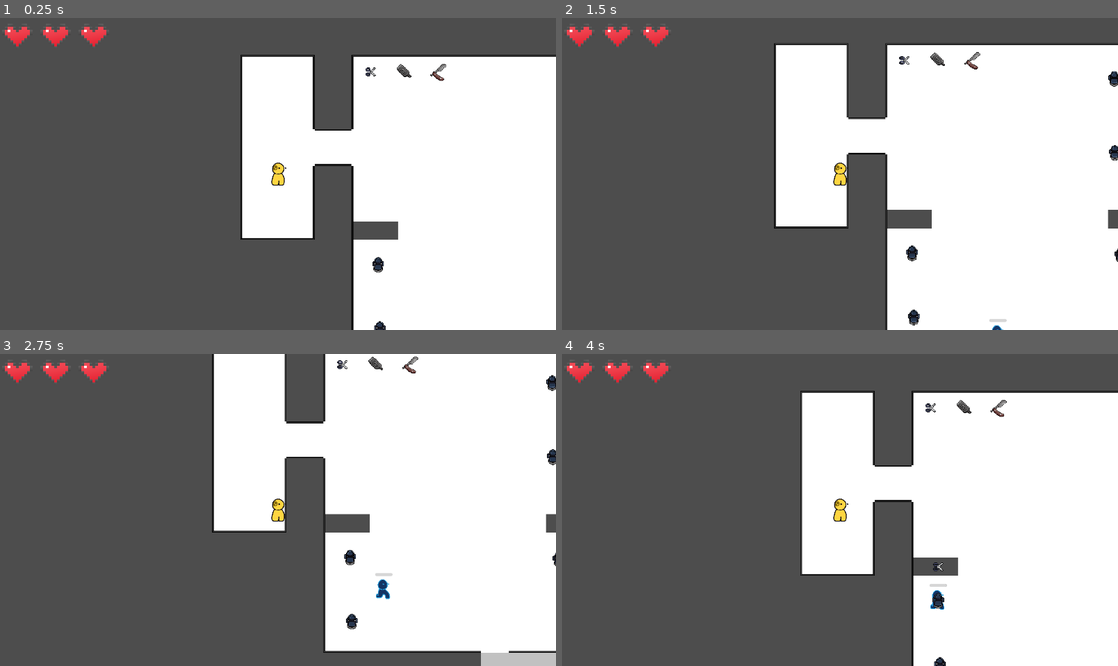
Above: before the commit, frames 1-4 (two rows, left to right).
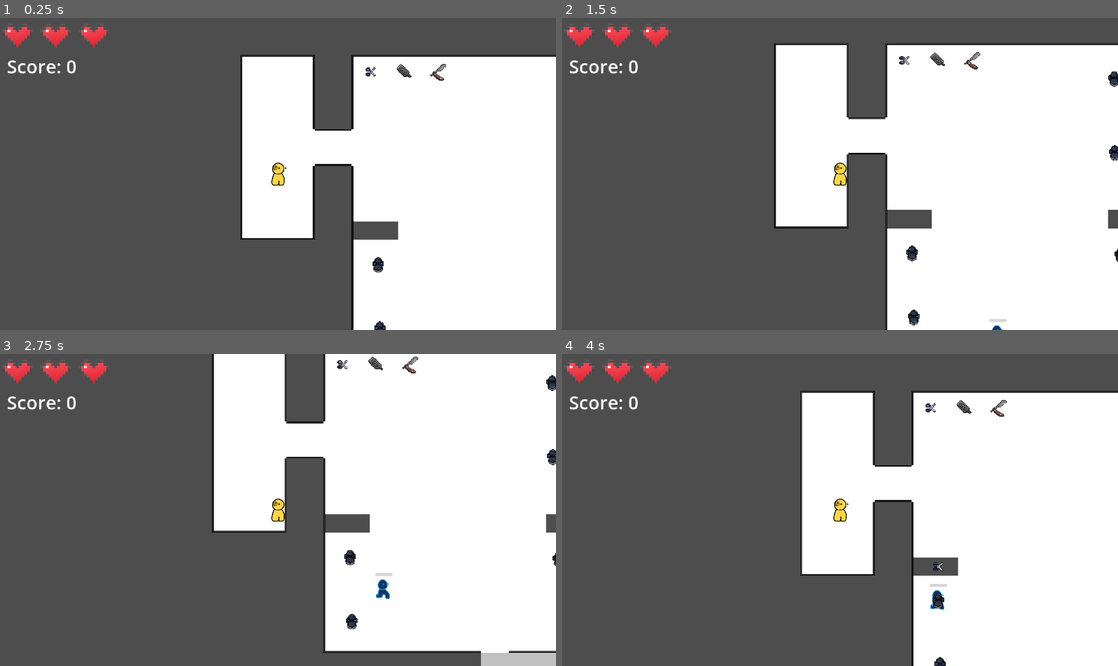
Above: after the commit, the same moments.

Repository: b0nnyy/BarberGame2D
Game: Godot game, scene res://Levels/d_level_salon_01.tscn
Two runs of this game, one before a commit and one after it. Both use one fixed random seed, a clock stepped at 60 frames per second and the inputs below. This scene is started directly instead of the project's main scene.
Inputs:
- Up to frame 1 (0.25 s): no input
- Up to frame 2 (1.5 s): tap Enter at 0.5 s; hold D (right) 0.53-1.28 s; hold E (use_item) 0.53-1.28 s; hold S (down) from 1.28 s (still down); tap E (use_item) at 1.35 s
- Up to frame 3 (2.75 s): release S (down) at 2.03 s; hold D (right) from 2.03 s (still down); hold E (use_item) from 2.03 s (still down)
- Up to frame 4 (4 s): tap Space at 2.75 s; release D (right) at 2.78 s; release E (use_item) at 2.78 s; hold W (up) 2.78-3.53 s; tap E (use_item) at 2.85 s; hold A (left) from 3.53 s (still down); hold E (use_item) from 3.53 s (still down)

The runs differ from the first frame. In frame 1, 0.2% of the frame differs, in the area x 1-14%, y 13-18%; in frame 2, 0.2%; in frame 3, 0.2%; in frame 4, 0.2%.

Commit message:
feat: add lives system and angry customer penalty
feat: add lives system and angry customer penalty

Diff:
--- a/Characters/player.gd
+++ b/Characters/player.gd
@@ -1,7 +1,11 @@
 extends CharacterBody2D
 
+@onready var heart1 = $HeartBar/HBoxContainer/Heart
+@onready var heart2 = $HeartBar/HBoxContainer/Heart2
+@onready var heart3 = $HeartBar/HBoxContainer/Heart3
+
 @export var move_speed: float = 100
-@export var starting_direction : Vector2 = Vector2(0, 1)
+@export var starting_direction: Vector2 = Vector2(0, 1)
 
 @onready var animation_tree = $AnimationTree
 @onready var hand = $Hand
@@ -11,6 +15,7 @@
 
 func _ready():
 	animation_tree.set("parameters/Idle/blend_position", starting_direction)
+	update_hearts()
 
 func _physics_process(_delta):
 	var input_direction = Vector2(
@@ -19,6 +24,7 @@
 	)
 	velocity = input_direction * move_speed
 	move_and_slide()
+	update_hearts()
 
 func _input(event):
 	if event.is_action_pressed("use_item"):
@@ -39,17 +45,14 @@
 				target = area
 	if target:
 		if held_item != null and target.has_method("take_item"):
-			print("Używam przedmiotu na kliencie")
 			target.take_item(held_item)
 		elif held_item == null and not target.has_method("take_item"):
-			print("Podnoszę przedmiot")
 			pick_up_item(target)
 		elif held_item != null and not target.has_method("take_item"):
 			drop_item()
 			await get_tree().create_timer(0.1).timeout
 			pick_up_item(target)
 	elif held_item != null:
-		print("Kładę przedmiot na ziemię")
 		drop_item()
 
 func pick_up_item(item):
@@ -59,15 +62,23 @@
 	hand.add_child(held_item)
 	held_item.position = Vector2.ZERO
 	var shape = held_item.get_node_or_null("CollisionShape2D")
-	if shape: shape.disabled = true
+	if shape:
+		shape.disabled = true
 
 func drop_item():
-	if not held_item: return
+	if not held_item:
+		return
 	var level = get_tree().current_scene
 	var drop_pos = global_position
 	hand.remove_child(held_item)
 	level.add_child(held_item)
 	held_item.global_position = drop_pos
 	var shape = held_item.get_node_or_null("CollisionShape2D")
-	if shape: shape.disabled = false
+	if shape:
+		shape.disabled = false
 	held_item = null
+
+func update_hearts():
+	heart1.visible = GameManager.lives >= 1
+	heart2.visible = GameManager.lives >= 2
+	heart3.visible = GameManager.lives >= 3
--- a/Levels/d_customer.gd
+++ b/Levels/d_customer.gd
@@ -18,12 +18,15 @@
 var patience: float = 100
 var patience_decay: float = 5
 var is_angry: bool = false
+var has_already_failed := false
 
 @onready var request_icon = $RequestIcon
 @onready var patience_bar = $PatienceBar
+@onready var score_popup = $ScorePopup
 
 func _ready():
 	request_icon.visible = false
+	score_popup.visible = false
 
 func assign_seat(seat):
 	if current_state != CustomerState.IN_QUEUE and current_state != CustomerState.WALKING:
@@ -38,7 +41,6 @@
 	requested_service = service_name
 
 func become_angry():
-
 	is_angry = true
 	request_icon.modulate = Color(1,0.3,0.3)
 
@@ -49,6 +51,9 @@
 	t.tween_property(request_icon,"rotation",-0.15,0.1)
 
 func leave_angry():
+	if has_already_failed:
+		return
+	has_already_failed = true
 
 	print("Klient się wkurzył i wychodzi!")
 
@@ -59,6 +64,8 @@
 		target_seat.release()
 		target_seat = null
 
+	GameManager.lose_life()
+
 	current_state = CustomerState.EXITING
 	target_position = exit_position
 	has_target = true
@@ -69,12 +76,14 @@
 
 	if patience < 40 and not is_angry:
 		become_angry()
-	if patience <= 0:
+
+	if patience <= 0 and current_state != CustomerState.EXITING:
 		leave_angry()
 
 func _physics_process(delta):
 	if current_state == CustomerState.WAITING:
 		update_patience(delta)
+
 	if (current_state == CustomerState.WALKING
 	or current_state == CustomerState.IN_QUEUE
 	or current_state == CustomerState.EXITING) and has_target:
@@ -103,19 +112,20 @@
 	global_position = target_seat.global_position
 	if target_seat.has_method("occupy"):
 		target_seat.occupy(self)
+
 	current_state = CustomerState.SEATED
 	show_service_icon()
 	current_state = CustomerState.WAITING
-	print("Customer sat with service: ", requested_service)
+
 	patience = 100
 	patience_bar.value = patience
 	patience_bar.visible = true
+	has_already_failed = false
+
 func show_service_icon():
-
 	request_icon.visible = false
 
 	match requested_service:
-
 		"haircut":
 			request_icon.texture = haircut_icon
 			request_icon.visible = true
@@ -130,9 +140,11 @@
 
 		_:
 			print("Nieznana usługa: ", requested_service)
-	print("Showing icon for: ", requested_service)
+
 func take_item(incoming_item):
-	if current_state != CustomerState.WAITING: return
+	if current_state != CustomerState.WAITING:
+		return
+
 	var item_name = incoming_item.name.to_lower()
 	var is_correct = false
 
@@ -148,17 +160,23 @@
 
 func perform_work_step():
 	current_work_progress += 1
+
 	if has_node("WorkProgress"):
 		$WorkProgress.visible = true
 		$WorkProgress.value = current_work_progress
 		$WorkProgress.max_value = clicks_required
+
 	var t = create_tween()
 	t.tween_property(request_icon, "modulate", Color.GREEN, 0.1)
 	t.tween_property(request_icon, "modulate", Color.WHITE, 0.1)
+
 	if current_work_progress >= clicks_required:
 		finish_and_leave()
 
 func finish_and_leave():
+	GameManager.add_score(1)
+	show_score_popup()
+
 	current_work_progress = 0
 	request_icon.visible = false
 	patience_bar.visible = false
@@ -170,3 +188,13 @@
 	current_state = CustomerState.EXITING
 	target_position = exit_position
 	has_target = true
+
+func show_score_popup():
+	score_popup.visible = true
+	score_popup.text = "+1"
+	score_popup.modulate = Color(0, 1, 0, 1)
+	score_popup.position = Vector2(0, -100)
+
+	await get_tree().create_timer(0.5).timeout
+
+	score_popup.visible = false
--- a/Levels/d_customer.tscn
+++ b/Levels/d_customer.tscn
@@ -50,3 +50,13 @@
 [node name="CollisionShape2D" type="CollisionShape2D" parent="Area2D" unique_id=444727056]
 position = Vector2(-1, 4.5)
 shape = SubResource("RectangleShape2D_s7aux")
+
+[node name="ScorePopup" type="Label" parent="." unique_id=1282105855]
+modulate = Color(0.80909747, 0.300429, 0.44844884, 1)
+offset_left = -10.0
+offset_top = -59.0
+offset_right = 10.0
+offset_bottom = -36.0
+theme_override_colors/font_color = Color(0.90113467, 0.71086794, 3.85046e-07, 1)
+theme_override_constants/outline_size = 4
+text = "+1"
--- a/Levels/d_level_salon_01.tscn
+++ b/Levels/d_level_salon_01.tscn
@@ -8,6 +8,7 @@
 [ext_resource type="PackedScene" uid="uid://css7jmvro1tuj" path="res://scenes/nozyczki.tscn" id="6_fms76"]
 [ext_resource type="PackedScene" uid="uid://bdjeqpyp472ig" path="res://scenes/golarka.tscn" id="7_sluam"]
 [ext_resource type="PackedScene" uid="uid://chnqtag5krrx4" path="res://scenes/Brzytwa.tscn" id="8_hisqs"]
+[ext_resource type="Script" uid="uid://b4tcev7x0j5vm" path="res://Levels/ui_score.gd" id="9_sluam"]
 
 [sub_resource type="RectangleShape2D" id="RectangleShape2D_twtlm"]
 size = Vector2(656, 7)
@@ -196,3 +197,13 @@
 [node name="QueuePos3" type="Marker2D" parent="." unique_id=933413815]
 position = Vector2(909, 964)
 gizmo_extents = 5.1
+
+[node name="UI_score" type="CanvasLayer" parent="." unique_id=742023099]
+script = ExtResource("9_sluam")
+
+[node name="ScoreLabel" type="Label" parent="UI_score" unique_id=391709054]
+offset_left = 6.0
+offset_top = 30.0
+offset_right = 71.0
+offset_bottom = 53.0
+text = "Score : 0"
--- /dev/null
+++ b/Levels/ui_score.gd
@@ -0,0 +1,6 @@
+extends CanvasLayer
+
+@onready var score_label = $ScoreLabel
+
+func _process(_delta):
+	score_label.text = "Score: " + str(GameManager.score)
--- a/project.godot
+++ b/project.godot
@@ -14,6 +14,10 @@
 run/main_scene="uid://g4int7lrhhm"
 config/features=PackedStringArray("4.6", "Mobile")
 config/icon="res://icon.svg"
+
+[autoload]
+
+GameManager="*uid://dc0vxp1hns553"
 
 [display]
 
--- /dev/null
+++ b/skrypty/game_manager.gd
@@ -0,0 +1,30 @@
+extends Node
+
+var score: int = 0
+var lives: int = 3
+var game_over: bool = false
+
+func add_score(points: int):
+	if game_over:
+		return
+	score += points
+
+func lose_life():
+	if game_over:
+		return
+
+	lives -= 1
+
+	if lives < 0:
+		lives = 0
+
+	if lives == 0:
+		trigger_game_over()
+
+func trigger_game_over():
+	if game_over:
+		return
+
+	game_over = true
+	print("GAME OVER")
+	get_tree().paused = true
Not shown, added: Levels/ui_score.gd.uid
Not shown, added: skrypty/game_manager.gd.uid
